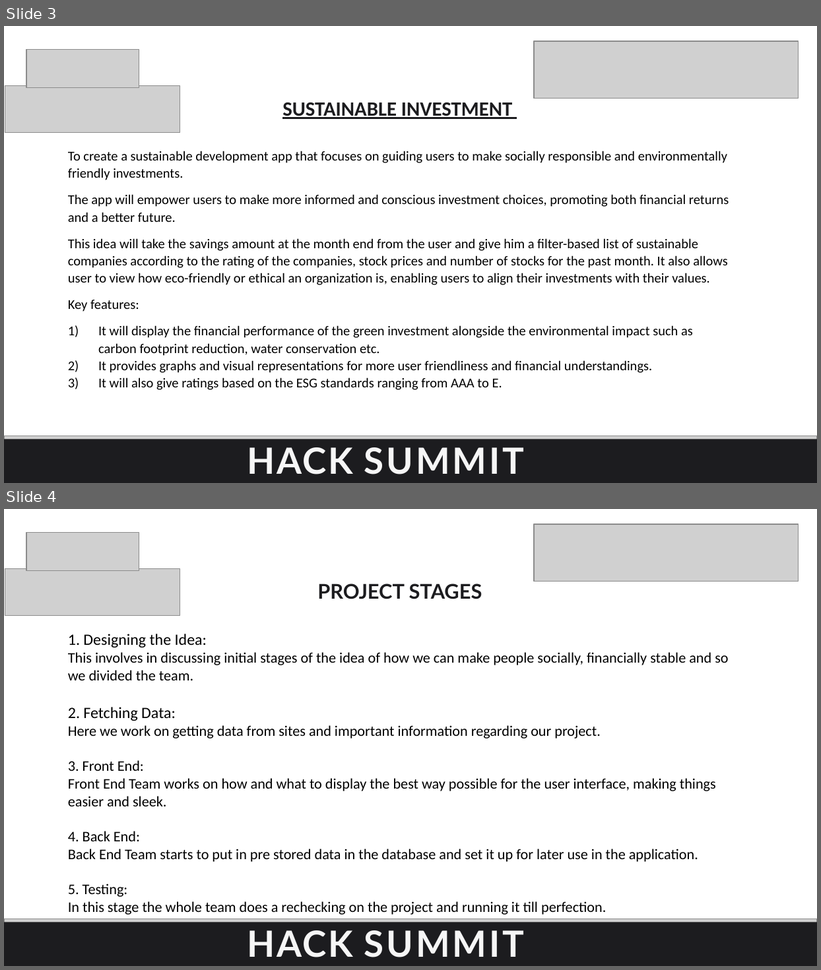
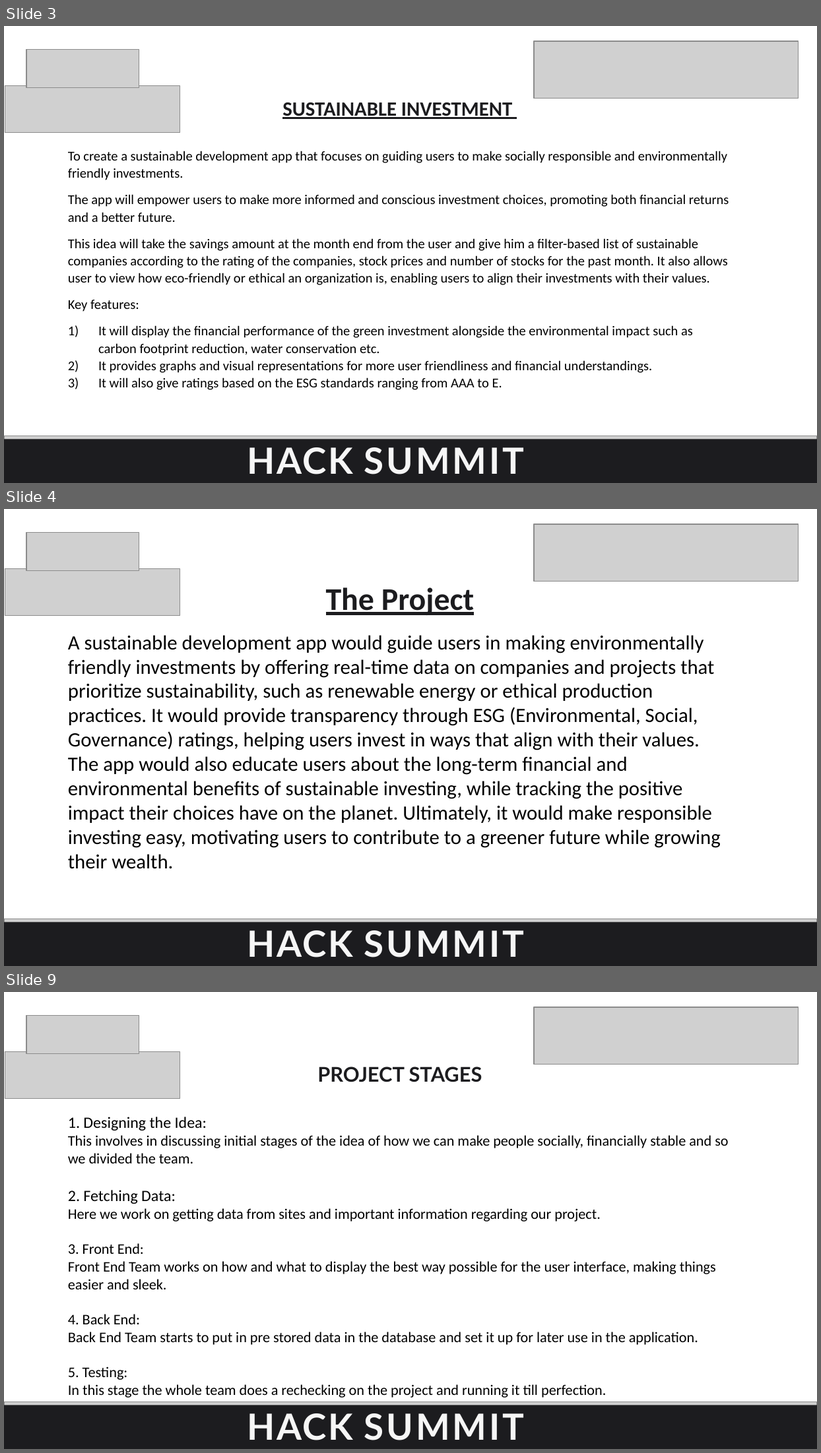
Before and after one commit to vihanvt/hackathon, a slide deck: hacksummit.pptx. Shown one above the other, each under a label of ours: slides 3 and 4 before the commit, slides 3, 4 and 9 after it; the slides between them are not shown. The pictures are 821x970 and 821x1453 pixels, drawn with LibreOffice and Linux fonts; fonts in the diff are those of the drawing; grey boxes stand for pictures. Boxes give left, top, right and bottom in pixels: in the first picture for what was removed or moved away, otherwise in the second. Text is boxed around its words. In the diff, an @@ line names an element or a change of style, - is before the commit and + after.

```diff
--- a/hacksummit.pptx
+++ b/hacksummit.pptx
@@ slide 4 added at (4, 509, 817, 966), background #FFFFFF @@
@@ picture added at (534, 524, 799, 582) @@
@@ picture added at (26, 533, 139, 571) @@
@@ picture added at (5, 568, 180, 615) @@
@@ title added at (326, 588, 474, 615), 28 pt, text #1C1C1F, bold, underline @@
+The Project
@@ subtitle added at (68, 635, 721, 869), 18 pt, text #000000 @@
+A sustainable development app would guide users in making environmentally friendly investments by offering real-time data on companies and projects that prioritize sustainability, such as renewable energy or ethical production practices. It would provide transparency through ESG (Environmental, Social, Governance) ratings, helping users invest in ways that align with their values. The app would also educate users about the long-term financial and environmental benefits of sustainable investing, while tracking the positive impact their choices have on the planet. Ultimately, it would make responsible investing easy, motivating users to contribute to a greener future while growing their wealth.
@@ picture added at (4, 919, 817, 966) @@
@@ freeform shape added at (4, 922, 817, 966), fill #1C1C1F @@
@@ text added at (247, 931, 524, 958), 32 pt, text #F6F6F6, bold @@
+HACK SUMMIT ’24
@@ what was slide 4 is now slide 9 @@
```
Also in this commit, not shown: 4 other slides added.
